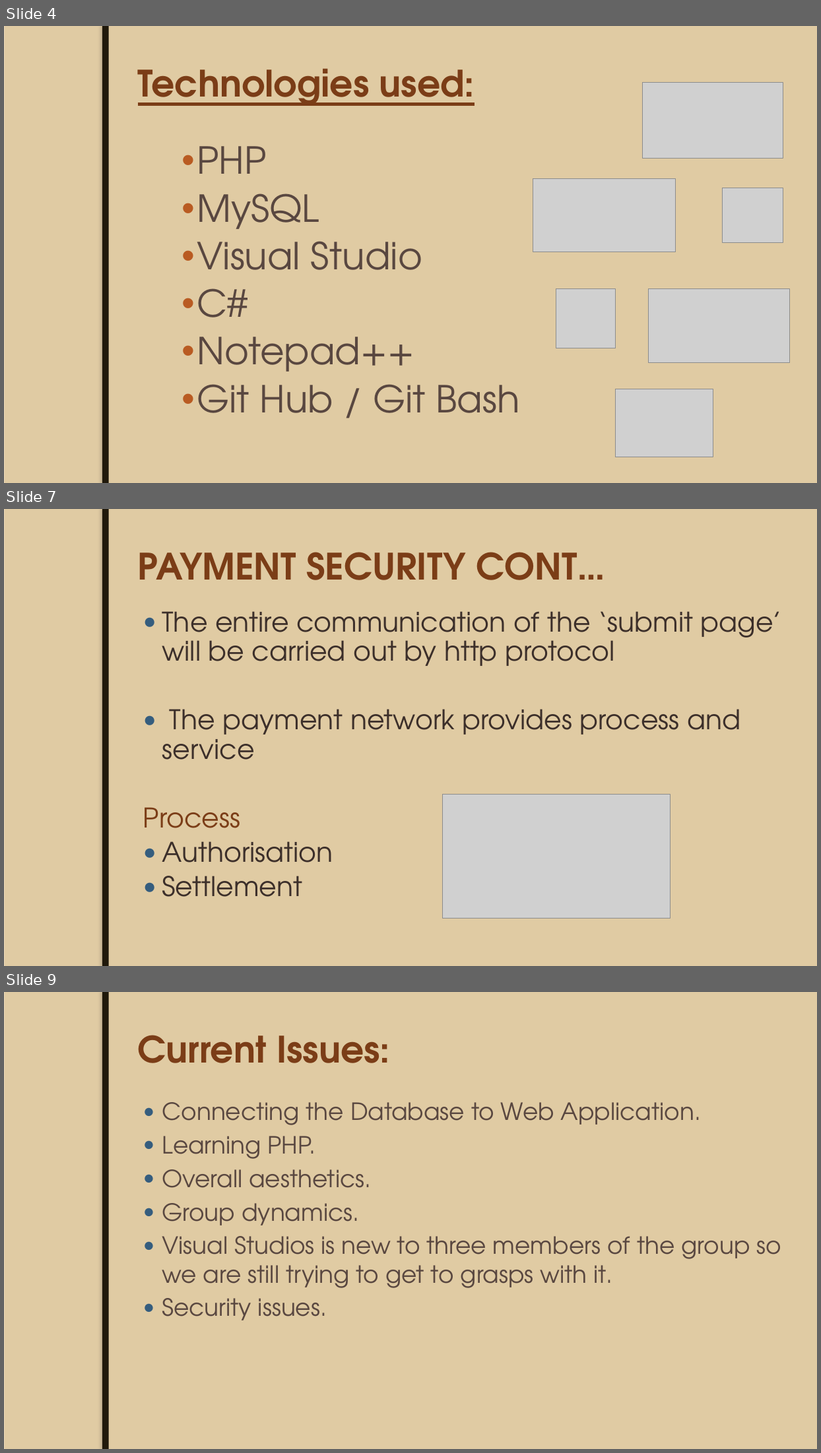
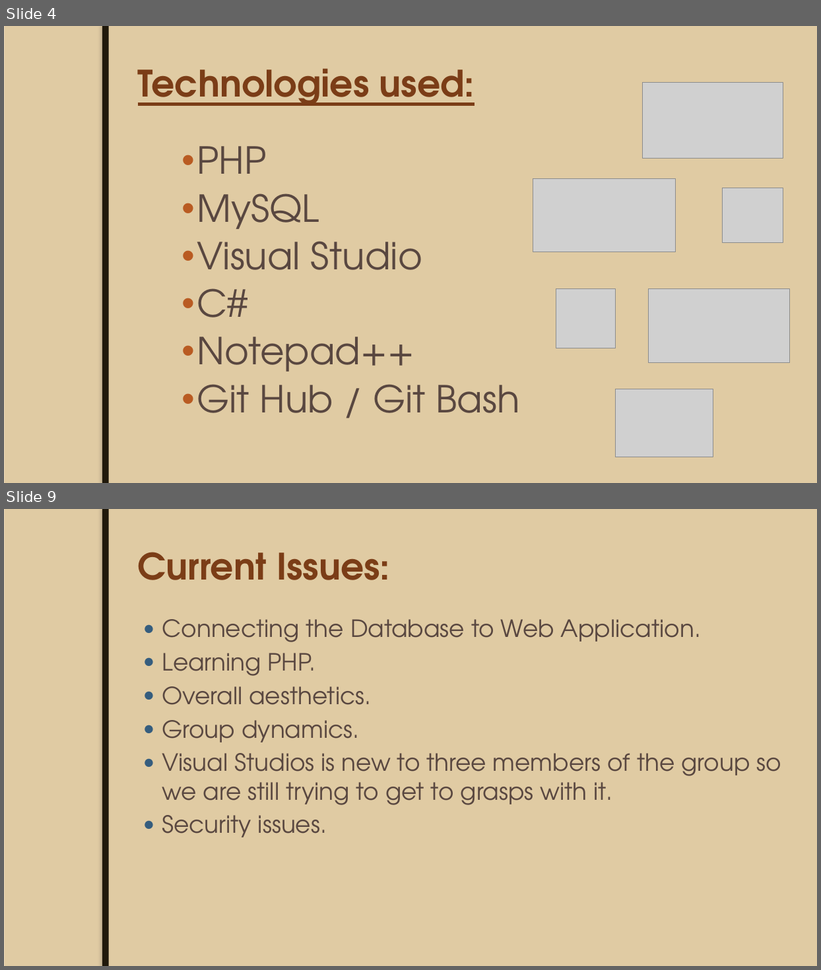
Before and after one commit to JoeyTatu/GoldenYears, a slide deck: Week 8 - Presentation slides/Mid-Term Project.pptx. Shown one above the other, each under a label of ours: slides 4, 7 and 9 before the commit, slides 4 and 9 after it; the slides between them are not shown. The pictures are 821x1453 and 821x970 pixels, drawn with LibreOffice and Linux fonts; fonts in the diff are those of the drawing; grey boxes stand for pictures; background and template pictures are left out. Boxes give left, top, right and bottom in pixels: in the first picture for what was removed or moved away, otherwise in the second. Text is boxed around its words. In the diff, an @@ line names an element or a change of style, - is before the commit and + after.

```diff
--- a/Week 8 - Presentation slides/Mid-Term Project.pptx
+++ b/Week 8 - Presentation slides/Mid-Term Project.pptx
@@ slide 7 removed at (x1=4, y1=509, x2=817, y2=966), background #EBDDC3; not listed: 2 template elements that a slide beside it also shows @@
@@ title removed at (x1=138, y1=552, x2=605, y2=580) @@
-PAYMENT SECURITY CONT…
@@ text removed at (x1=143, y1=611, x2=783, y2=897) @@
-● The entire communication of the ‘submit page’ will be carried out by http protocol
-● The payment network provides process and service
-Process
-● Authorisation
-● Settlement
@@ picture removed at (x1=443, y1=795, x2=670, y2=918) @@
```
Also in this commit, not shown: 4 slides changed, 2 slides added, 1 other slide removed.
